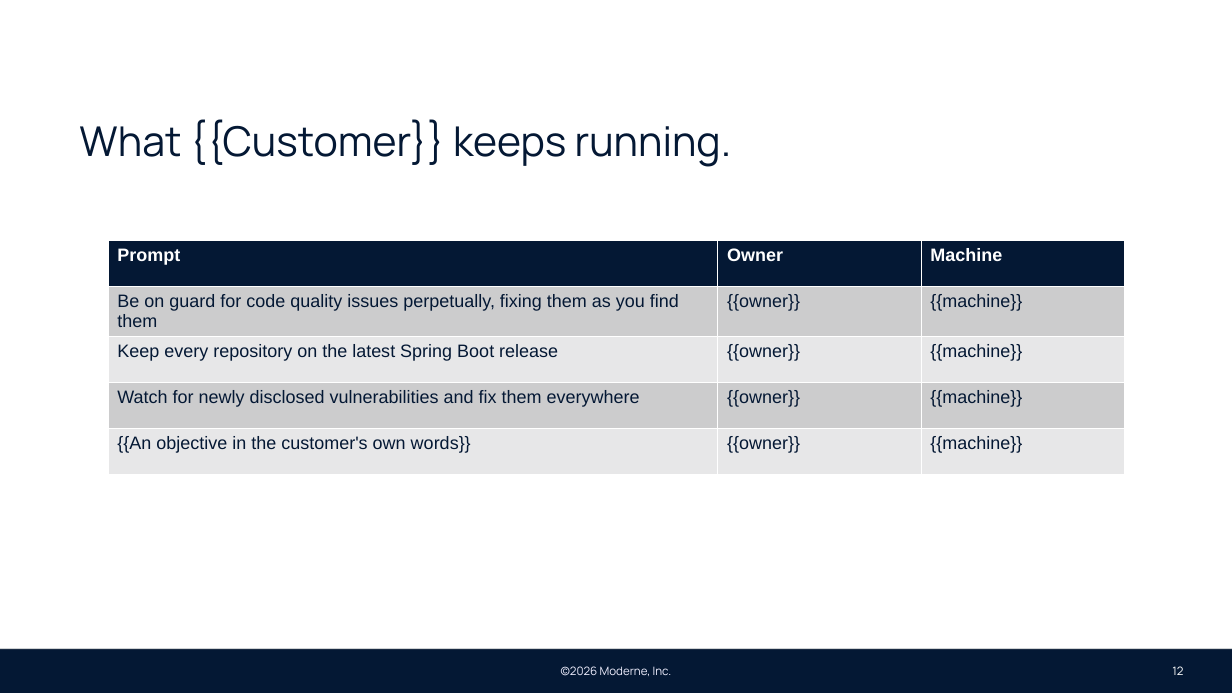
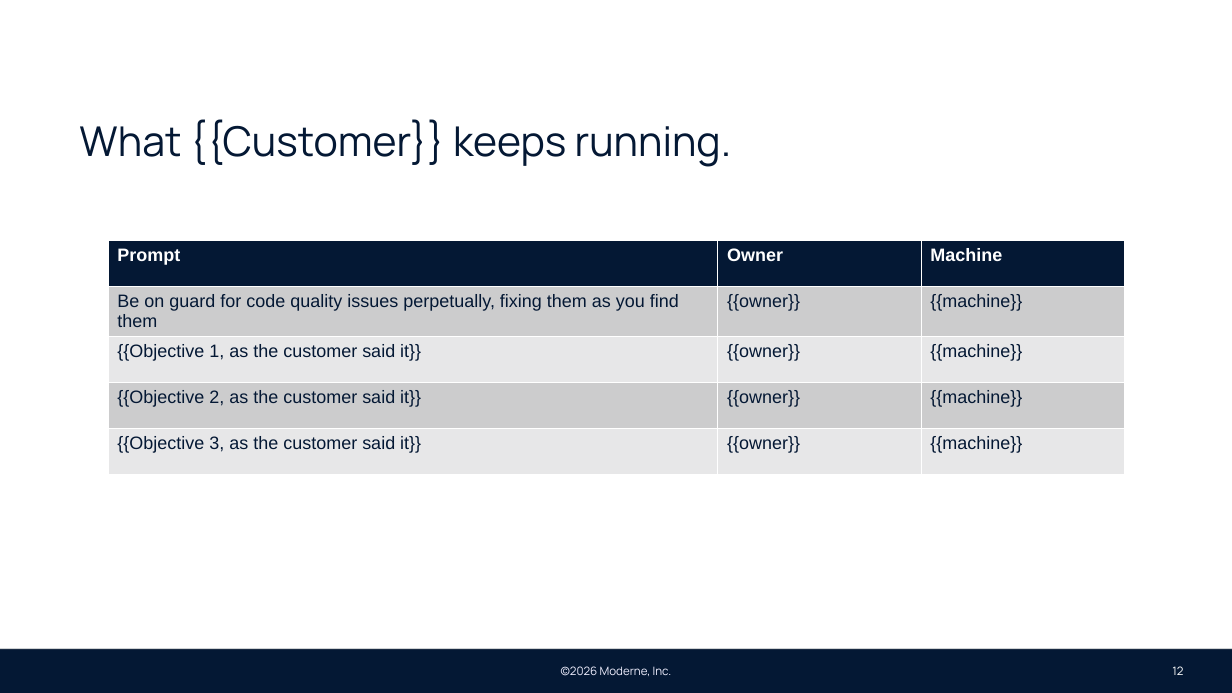
Before and after one commit to moderneinc/moderne-docs, a slide deck: slide 12 of static/decks/moderne-pov.pptx. Drawn at 1232x693 pixels with LibreOffice and Linux fonts; fonts in the diff are those of the drawing; background and template pictures are left out. Boxes give left, top, right and bottom in pixels: in the first picture for what was removed or moved away, otherwise in the second. Text is boxed around its words. In the diff, an @@ line names an element or a change of style, - is before the commit and + after.

```diff
--- a/static/decks/moderne-pov.pptx
+++ b/static/decks/moderne-pov.pptx
@@ table at [108,240,1125,471] @@
-row 3, column 1: Keep every repository on the latest Spring Boot release
+row 3, column 1: {{Objective 1, as the customer said it}}
-row 4, column 1: Watch for newly disclosed vulnerabilities and fix them everywhere
+row 4, column 1: {{Objective 2, as the customer said it}}
-row 5, column 1: {{An objective in the customer's own words}}
+row 5, column 1: {{Objective 3, as the customer said it}}
```
Also in this commit, not shown: 5 other slides changed, 2 slides added, 2 slides removed, 2 other files.
